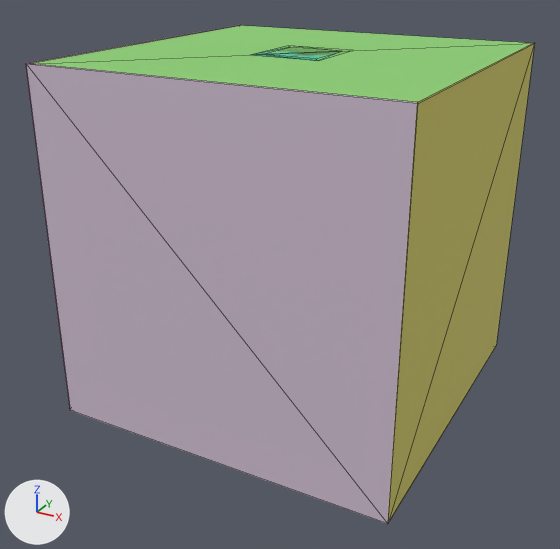
One commit to the OBJ model Resources/room.obj: the scene before it, then after it.
Rendered twice from a 50 mm lens placed at (3.48, -7.78, 2.04), pointed at (-0.09, -1.27, -1.22). The axes (+X, +Y, +Z) are drawn at lower left. The lights are the same throughout. Mesh edges are drawn as thin lines. Where no turn or scale is listed for an object, it has been applied to the vertices.

Objects in the first picture: 'room'.
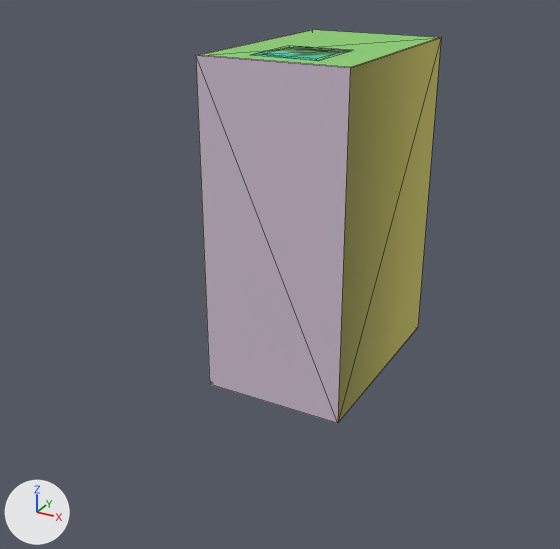
Location of each change, [x1, y1, x2, y2] in pixels of the pictures (560 x 549 px):
'room', reshaped (52% narrower, 21% shorter): before [25, 25, 535, 524]; after [196, 29, 441, 423]
part 1 of me_room, rebuilt (52% narrower, 51% shorter): before [30, 25, 533, 102]; after [200, 30, 439, 67]
part 2 of me_room, deleted (yellow): before [388, 43, 535, 523]
part 3 of me_room, deleted: before [25, 25, 239, 408]
part 4 of me_room, deleted: before [26, 63, 417, 524]
part 5 of me_room, added: after [196, 29, 441, 423]

Edits to the bpy script that builds the scene:
```text
Change me_room:
    used by ob_room; location = (0.0, 0.0, 0.0)
    verts and faces of me_room; kept vertices keep their numbers, new ones are numbered from 48
    remove me_room.from_pydata(...)  # 48 vertices, 62 faces; spans x -1.78..1.78, y -2.79..0.78, z -2.55..1.01
    add me_room.from_pydata(...)  # 44 vertices, 62 faces; spans x -0.78..0.78, y -1.64..0.78, z -2.55..1.01
    me_room part 1: the loose piece of 4 vertices spanning x -1.78..1.78, y -2.78..0.78, z 1.0 is rebuilt with 4 vertices and now spans x -0.78..0.78, y -1.64..0.78, z 1.0
    me_room part 2: the loose piece of 4 vertices spanning x 1.78, y -2.79..0.78, z -2.55..1.01 is deleted
    me_room part 3: the loose piece of 4 vertices spanning x -1.78, y -2.79..0.78, z -2.55..1.01 is deleted
    me_room part 4: the loose piece of 4 vertices spanning x -1.78..1.78, y -2.78, z -2.55..1.01 is deleted
    me_room part 5
    add verts[48] = (0.78, -1.64, 1.01)  # pixel (350, 67)
    add verts[49] = (0.78, -1.64, -2.55)  # pixel (337, 423)
    add verts[50] = (-0.78, -1.64, 1.01)  # pixel (195, 54)
    add verts[51] = (-0.78, -1.64, -2.55)  # pixel (209, 384)
    add for new, old in zip([*range(52, 56)], [*range(48, 52)]): verts[new] = verts[old] + (0.0, 2.42, 0.0)
    add faces += [(48, 52, 49), (49, 52, 53)]  # mat_material_006 (yellow #d1ca5e)
    add faces += [(50, 54, 51), (51, 54, 55)]  # mat_material_005 (pink #d180cc)
    add faces += [(48, 50, 49), (49, 50, 51)]  # mat_material_002 (light grey #d0bfd1)
```
